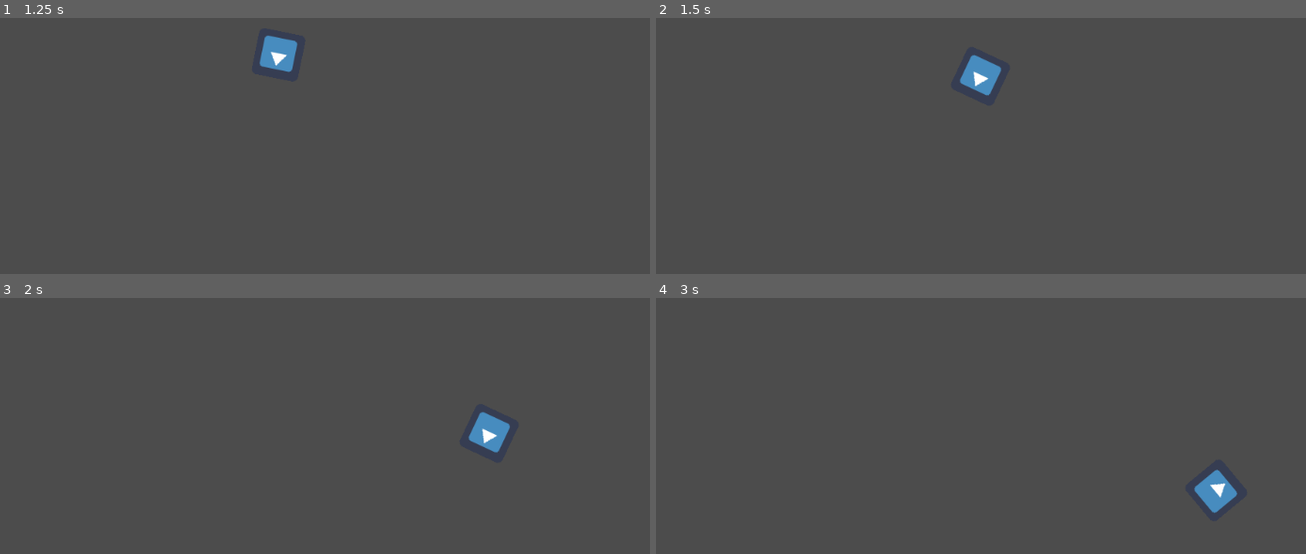
Above: before the commit, frames 1-4 (two rows, left to right).
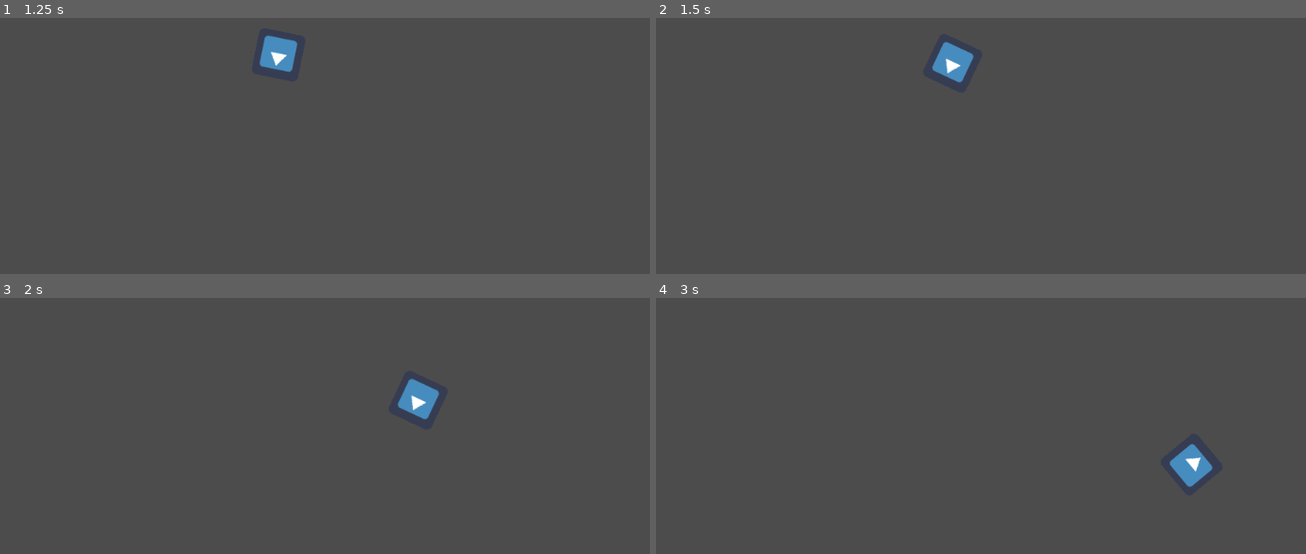
Above: after the commit, the same moments.

Repository: adrianriverof/juego-viaje
Game: Godot game, scene res://player.tscn
Same seed, same stepped clock (60 frames per second), same inputs: the game is played once before the commit and once after it. The project has no main scene, so this scene is started directly. The engine's default icon, where the game draws it, is replaced by a stand-in: a white triangle on a blue panel in a dark square.
Inputs:
- Up to frame 1 (1.25 s): tap Enter at 0.5 s; hold G (p1right) from 0.53 s (still down)
- Up to frame 2 (1.5 s): release G (p1right) at 1.28 s; hold F (p1down) from 1.28 s (still down)
- Up to frame 3 (2 s): keep holding F (p1down)
- Up to frame 4 (3 s): release F (p1down) at 2.03 s; hold G (p1right) 2.03-2.78 s; hold R (p1up) from 2.78 s (still down)

Frame 1 is identical in both runs. In frame 2, 1.2% of the frame differs, in the area x 42-54%, y 9-31%; in frame 3, 1.3%, in the area x 61-79%, y 31-61%; in frame 4, 1.3%.

Commit message:
ajustar y refactor sistema de avance velocidad

Diff:
--- a/player.gd
+++ b/player.gd
@@ -22,15 +22,15 @@
 
 func avance():
 	avance_inputs()
+	aplicar_velocidad_segun_angulo()
 
 
-
-	velocity.x = lerp(velocity.x, cantidad_avance * speed * cos(rotation), 0.2)
-	velocity.y = lerp(velocity.y, cantidad_avance * speed * sin(rotation), 0.2)
+func aplicar_velocidad_segun_angulo():
+	var move_weight = 0.05
+	velocity.x = lerp(velocity.x, cantidad_avance * speed * cos(rotation), move_weight)
+	velocity.y = lerp(velocity.y, cantidad_avance * speed * sin(rotation), move_weight)
 
 	move_and_slide(velocity)
-
-
 
 func avance_inputs():
 	cantidad_avance = int(Input.is_action_pressed("p1up")) - int(Input.is_action_pressed("p1down"))
